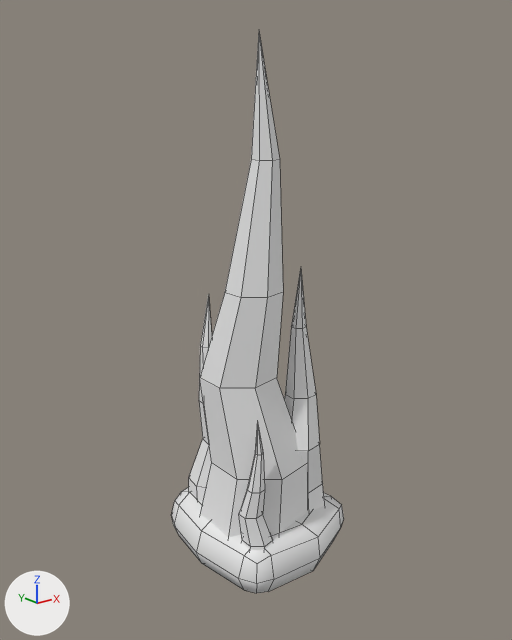
The FBX model Assets/Assets/Meshes/IcelandMeshes/Ice Stalagmite.fbx: old version first, new version second.
The view is the same before and after, from a camera (50 mm lens) standing at (-0.109, -0.1377, 0.1165) and looking at (0.0003, -0.0011, 0.0619). Lighting does not change. The marker at lower left points along +X, +Y and +Z. Mesh edges are drawn as thin lines. Materials are left out; every surface is plain grey. Where no turn or scale is listed for an object, it has been applied to the vertices.

The older version as bpy lines, for what is in view:
```python
me_mesh = bpy.data.meshes.new('Mesh')
me_mesh.from_pydata(...)  # 148 vertices, 168 faces; spans x -0.0182..0.0171, y -0.0201..0.0186, z -0.0658..0.0658
me_mesh.materials.append(mat_standardsurface1)
me_mesh_001 = bpy.data.meshes.new('Mesh.001')
me_mesh_001.from_pydata(...)  # 66 vertices, 64 faces; spans x -0.0187..0.0246, y -0.0221..0.0255, z -0.0072..0.0072
me_mesh_001.materials.append(mat_standardsurface1)
ob_ice_stalagmite = bpy.data.objects.new('Ice_Stalagmite', me_mesh)
ob_ice_stalagmite.location = (0.0034, 0.0029, 0.0658)
ob_snow_base = bpy.data.objects.new('Snow_Base', me_mesh_001)
ob_snow_base.location = (0.0, 0.0, 0.0)
```
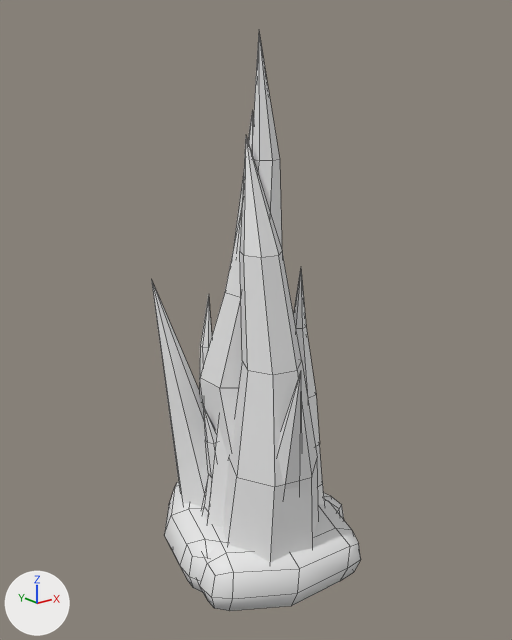
Location of each change, [x1, y1, x2, y2] in pixels of the pictures (512 x 640 px):
'Ice_Stalagmite_2', added
    after: [203, 136, 319, 563]
'Snow_Base.001', added
    after: [197, 504, 361, 611]
'Ice_Stalagmite_3', added
    after: [151, 112, 302, 527]
'Snow_Base.002', added
    after: [165, 482, 227, 593]
'Ice_Stalagmite', unchanged, covered by the edit
    before: [189, 33, 325, 550]
    after: [199, 33, 325, 511]
'Snow_Base', unchanged, covered by the edit
    before: [171, 487, 344, 593]
    after: [324, 493, 344, 520]

Edits to the bpy script that builds the scene:
```text
Add me_mesh_003:
    me_mesh_003.from_pydata(...)  # 66 vertices, 64 faces; spans x -0.0233..0.0244, y -0.0248..0.0273, z -0.0077..0.0077
Add me_mesh_004:
    me_mesh_004.from_pydata(...)  # 36 vertices, 56 faces; spans x -0.0168..0.0188, y -0.0266..0.0244, z 0.0..0.1138
Add me_mesh_002:
    me_mesh_002.from_pydata(...)  # 120 vertices, 140 faces; spans x -0.0161..0.0161, y -0.021..0.021, z 0.0..0.1084
Add me_mesh_005:
    me_mesh_005.from_pydata(...)  # 66 vertices, 64 faces; spans x -0.0263..0.0256, y -0.0265..0.0277, z -0.0077..0.0077
Add ob_snow_base_001:
    ob_snow_base_001 = bpy.data.objects.new('Snow_Base.001', me_mesh_003)
    ob_snow_base_001.location = (-0.0027, -0.0052, 0.0)
Add ob_ice_stalagmite_3:
    ob_ice_stalagmite_3 = bpy.data.objects.new('Ice_Stalagmite_3', me_mesh_004)
    ob_ice_stalagmite_3.location = (0.0, 0.0, 0.0)
Add ob_ice_stalagmite_2:
    ob_ice_stalagmite_2 = bpy.data.objects.new('Ice_Stalagmite_2', me_mesh_002)
    ob_ice_stalagmite_2.location = (-0.0016, -0.004, 0.0)
Add ob_snow_base_002:
    ob_snow_base_002 = bpy.data.objects.new('Snow_Base.002', me_mesh_005)
    ob_snow_base_002.location = (0.0004, 0.0006, 0.0)
```
